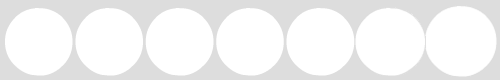
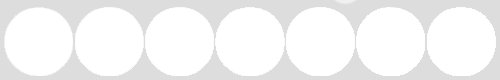
Layered file, before and after one edit (500px x 80px). Changes by layer:
added group "Explode Lower" with 10 layers above "Explode Upper" over [4, 0, 497, 77]
added layer "Infinity" (1st of 2, in "Explode Lower") in group "Explode Lower" over [332, 0, 491, 54]
added layer "6" in group "Explode Lower" over [355, 7, 422, 75]
added layer "5" in group "Explode Lower" over [286, 7, 354, 75]
added layer "4" in group "Explode Lower" over [216, 7, 285, 76]
added layer "3" in group "Explode Lower" over [145, 7, 214, 75]
added layer "2" in group "Explode Lower" over [75, 7, 144, 75]
added layer "1" in group "Explode Lower" over [4, 7, 73, 76]
added layer "Layer 1" (1st of 2, in "Explode Lower") in group "Explode Lower" over [4, 0, 497, 77]
moved "Layer 2" (2nd of 2, in "Explode Upper") into group "Explode Upper" over [355, 0, 426, 76]
moved "Layer 3" into group "Explode Upper" over [424, 5, 497, 77]
moved "Layer 1" (2nd of 2, in "Explode Upper") into group "Explode Upper" over [4, 0, 497, 77]
